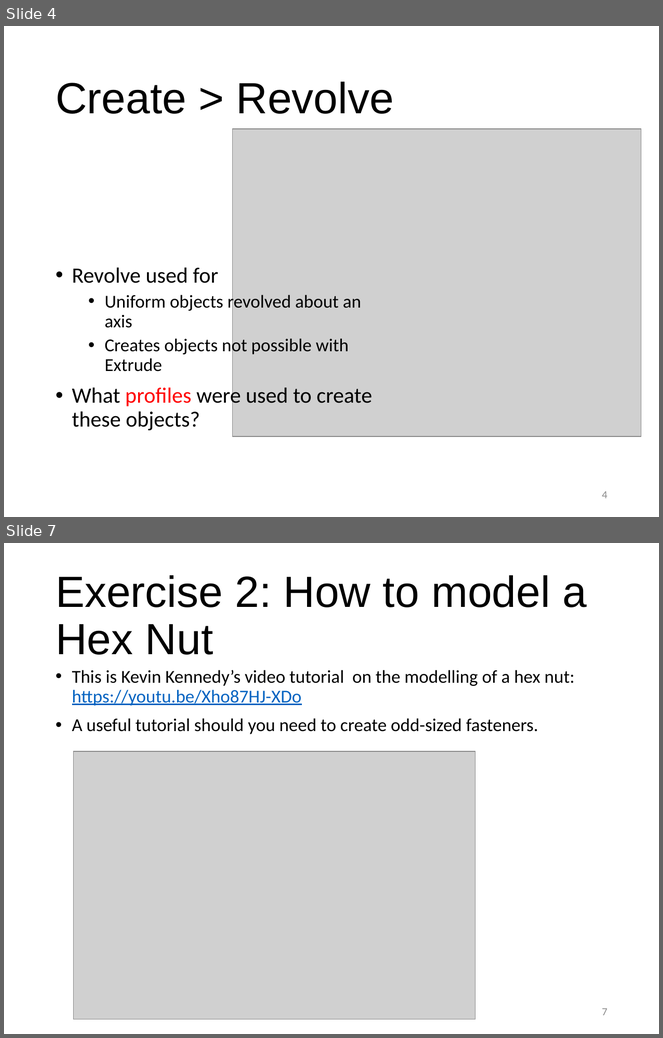
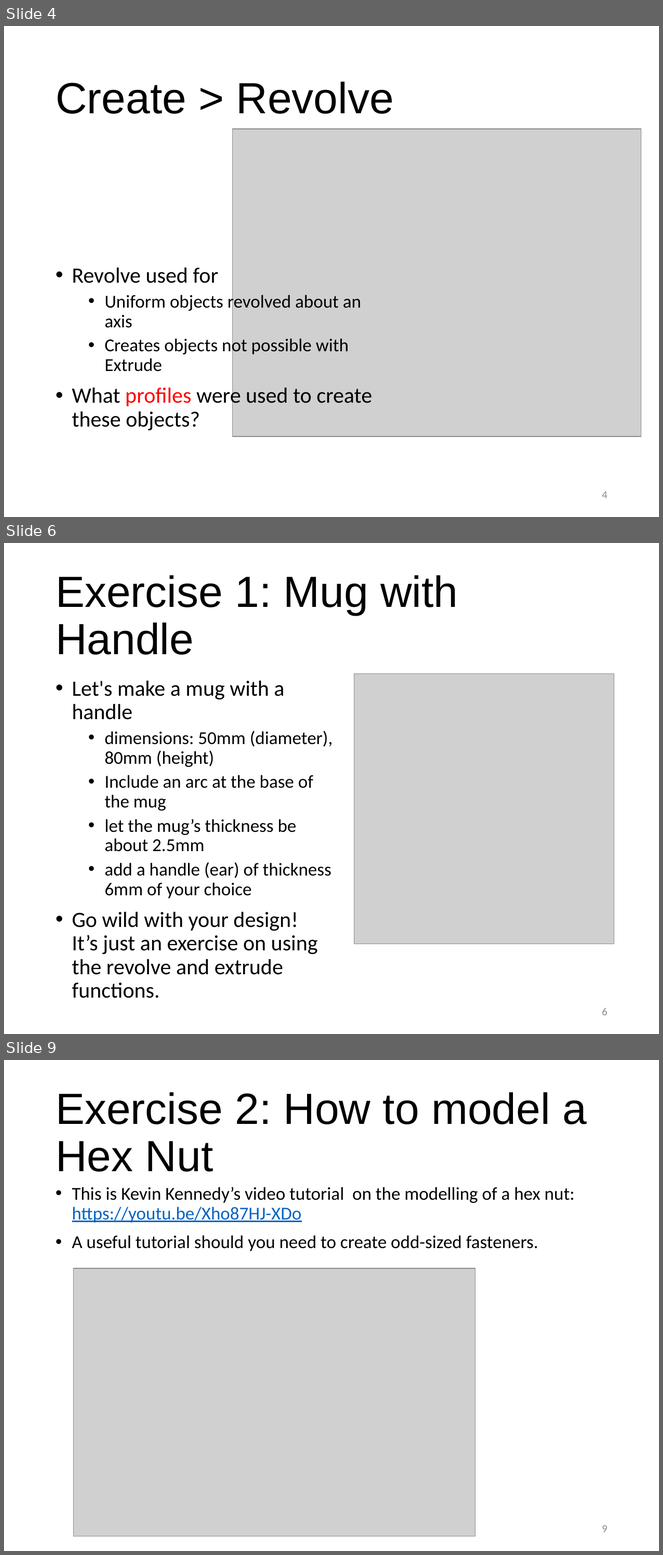
Before and after one commit to RDorville/digfab, a slide deck: presentations/ep1000_3dmodel2/ep1000_3dmodel2.pptx. Shown one above the other, each under a label of ours: slides 4 and 7 before the commit, slides 4, 6 and 9 after it; the slides between them are not shown. The pictures are 663x1038 and 663x1555 pixels, drawn with LibreOffice and Linux fonts; fonts in the diff are those of the drawing; grey boxes stand for pictures; background and template pictures are left out. Boxes give left, top, right and bottom in pixels: in the first picture for what was removed or moved away, otherwise in the second. Text is boxed around its words. In the diff, an @@ line names an element or a change of style, - is before the commit and + after.

```diff
--- a/presentations/ep1000_3dmodel2/ep1000_3dmodel2.pptx
+++ b/presentations/ep1000_3dmodel2/ep1000_3dmodel2.pptx
@@ slide 6 added at [4, 543, 659, 1034], background #FFFFFF @@
@@ title added at [55, 575, 458, 655], 48 pt, text #000000 @@
+Exercise 1: Mug with Handle
@@ text added at [72, 680, 333, 975], 20 pt, text #000000 @@
+• Let's make a mug with a handle
+  • dimensions: 50mm (diameter), 80mm (height)
+  • Include an arc at the base of the mug
+  • let the mug’s thickness be about 2.5mm
+  • add a handle (ear) of thickness 6mm of your choice
+• Go wild with your design!
+  It’s just an exercise on using the revolve and extrude functions.
@@ picture added at [354, 674, 614, 944] @@
@@ page number added at [602, 1008, 608, 1016], 12 pt, text #8C8C8C @@
+6
@@ what was slide 7 is now slide 9 @@
@@ page number at [602, 1525, 608, 1533]: text changed @@
-7
+9
```
Also in this commit, not shown: 1 slide changed, 7 other slides added, 1 slide removed, 8 other files.
